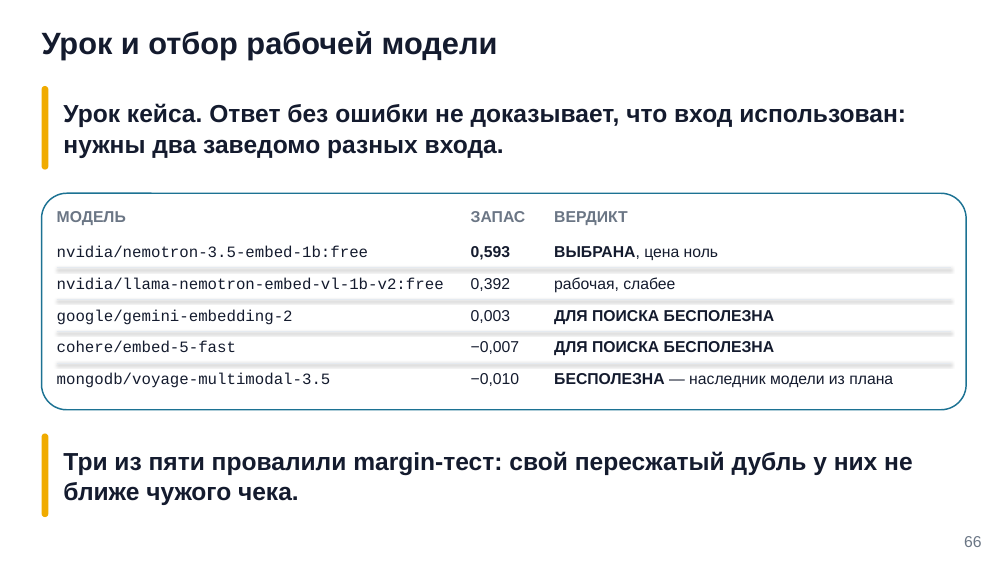
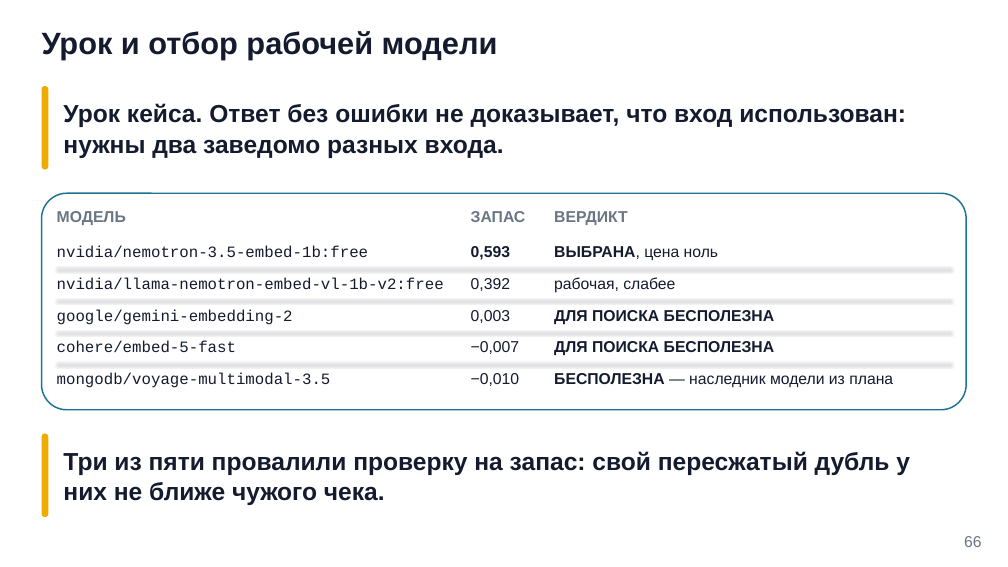
Before and after one commit to tellina-study/AI-usage-lessons, a slide deck: slide 66 of library/seminars/sem-10/rendered/sem-10.pptx. Drawn at 1008x567 pixels with LibreOffice and Linux fonts; fonts in the diff are those of the drawing. Boxes give left, top, right and bottom in pixels: in the first picture for what was removed or moved away, otherwise in the second. Text is boxed around its words. In the diff, an @@ line names an element or a change of style, - is before the commit and + after.

```diff
--- a/library/seminars/sem-10/rendered/sem-10.pptx
+++ b/library/seminars/sem-10/rendered/sem-10.pptx
@@ text at box(63, 451, 910, 505): text changed @@
-Три из пяти провалили margin-тест: свой пересжатый дубль у них не ближе чужого чека.
+Три из пяти провалили проверку на запас: свой пересжатый дубль у них не ближе чужого чека.
```
Also in this commit, not shown: 12 other slides changed, 1 slide added, 1 slide removed, 4 other files.
